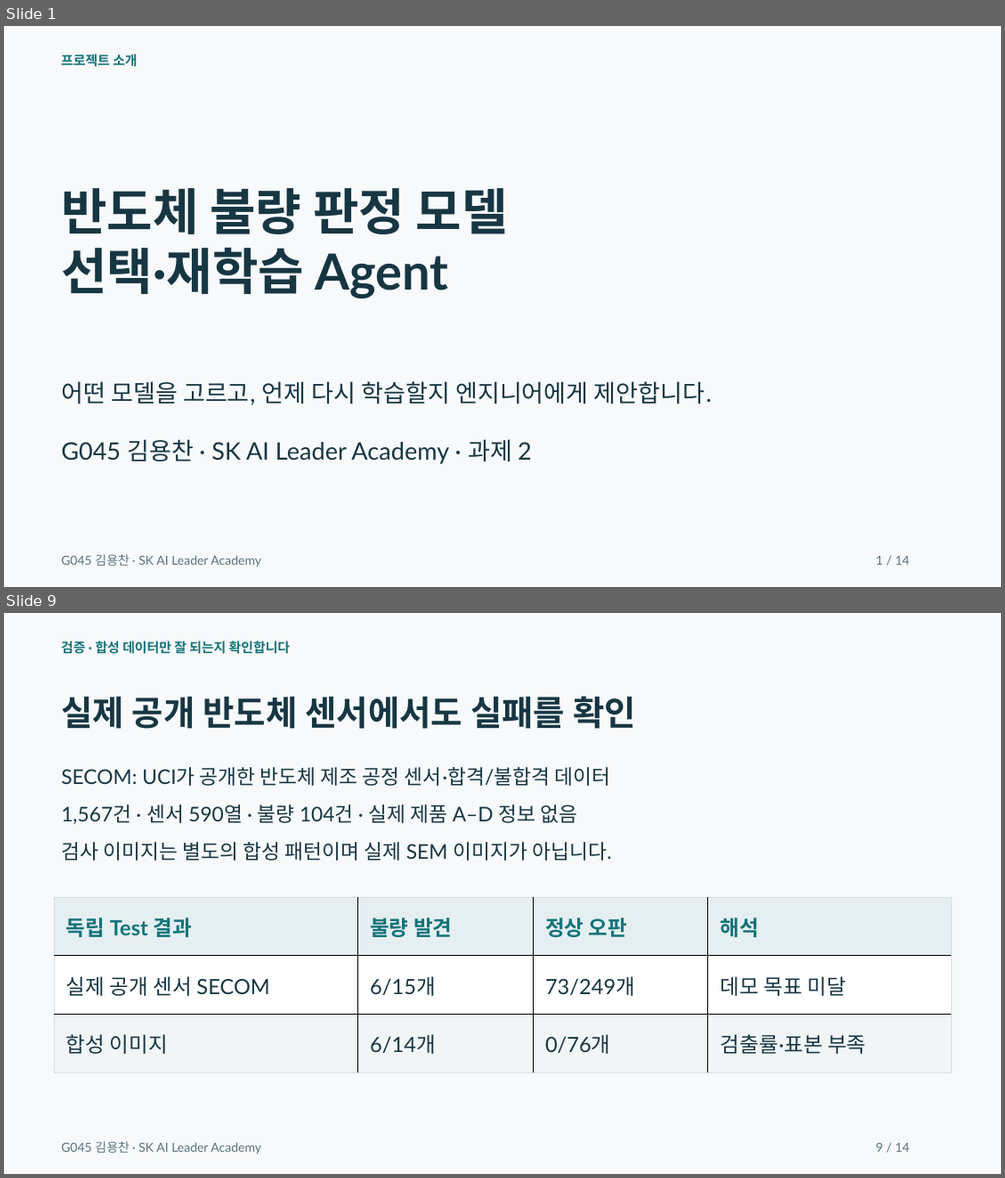
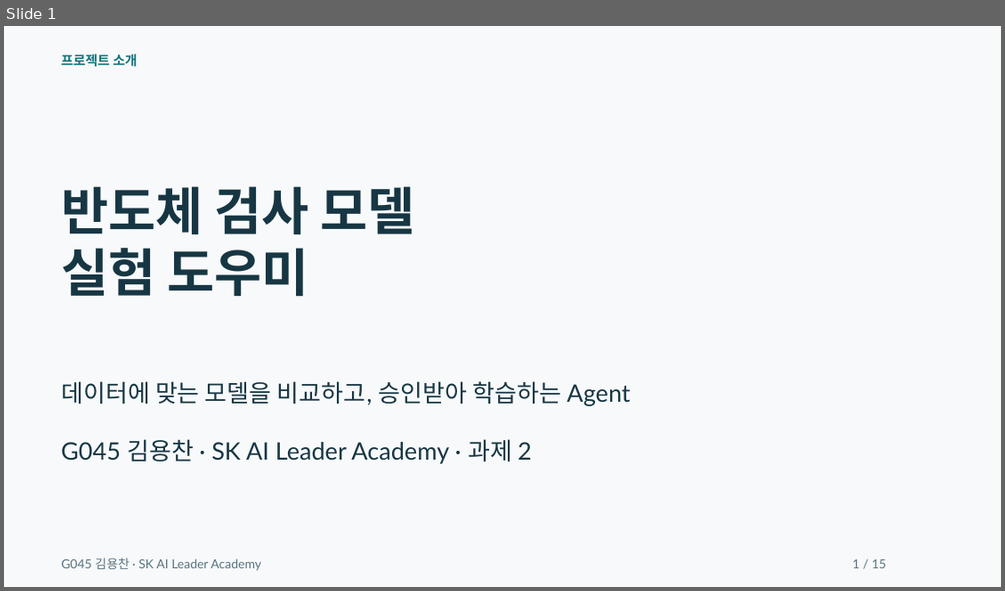
Before and after one commit to dragonchan95/Semiconductor-AI-Agent, a slide deck: docs/G045_Semiconductor_Agent.pptx. Shown one above the other, each under a label of ours: slides 1 and 9 before the commit, slide 1 after it; the slides between them are not shown. The pictures are 1005x1178 and 1005x591 pixels, drawn with LibreOffice and Linux fonts; fonts in the diff are those of the drawing. Boxes give left, top, right and bottom in pixels: in the first picture for what was removed or moved away, otherwise in the second. Text is boxed around its words. In the diff, an @@ line names an element or a change of style, - is before the commit and + after.

Commit message:
Use 60-20-20 evaluation and show the complete agent workflow

```diff
--- a/docs/G045_Semiconductor_Agent.pptx
+++ b/docs/G045_Semiconductor_Agent.pptx
@@ slide 9 removed at (4,613,1001,1174), background #F7F9FA @@
@@ text removed at (61,641,290,654) @@
-검증 · 합성 데이터만 잘 되는지 확인합니다
@@ text removed at (61,696,636,729) @@
-실제 공개 반도체 센서에서도 실패를 확인
@@ text removed at (61,767,611,786) @@
-SECOM: UCI가 공개한 반도체 제조 공정 센서·합격/불합격 데이터
@@ text removed at (61,804,578,824) @@
-1,567건 · 센서 590열 · 불량 104건 · 실제 제품 A–D 정보 없음
@@ text removed at (61,842,611,860) @@
-검사 이미지는 별도의 합성 패턴이며 실제 SEM 이미지가 아닙니다.
@@ table removed at (54,897,951,1072), 3 rows, 4 columns @@
-독립 Test 결과 | 불량 발견 | 정상 오판 | 해석
-실제 공개 센서 SECOM | 6/15개 | 73/249개 | 데모 목표 미달
-합성 이미지 | 6/14개 | 0/76개 | 검출률·표본 부족
@@ text removed at (61,1141,261,1154) @@
-G045 김용찬 · SK AI Leader Academy
@@ text removed at (875,1143,909,1151) @@
-9 / 14
@@ slide 1 changed as well @@
@@ text at (61,186,415,297): text changed; size 48 to 49.5 pt @@
-반도체 불량 판정 모델
-선택·재학습 Agent
+반도체 검사 모델
+실험 도우미
@@ text at (61,381,630,406): text changed @@
-어떤 모델을 고르고, 언제 다시 학습할지 엔지니어에게 제안합니다.
+데이터에 맞는 모델을 비교하고, 승인받아 학습하는 Agent
@@ text "G045 김용찬 · SK AI ...": place and size @@
-text "G045 김용찬 · SK AI ..." at (61,554,261,567)
+text "G045 김용찬 · SK AI ..." at (61,557,261,571)
@@ text at (852,559,886,568): text changed @@
-1 / 14
+1 / 15
```
Also in this commit, not shown: 4 other slides changed, 10 slides added, 8 other slides removed, 30 other files.
